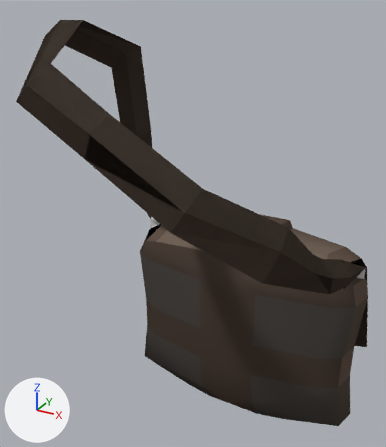
The Blender file server/data/models/untitled.blend: old version first, new version second.
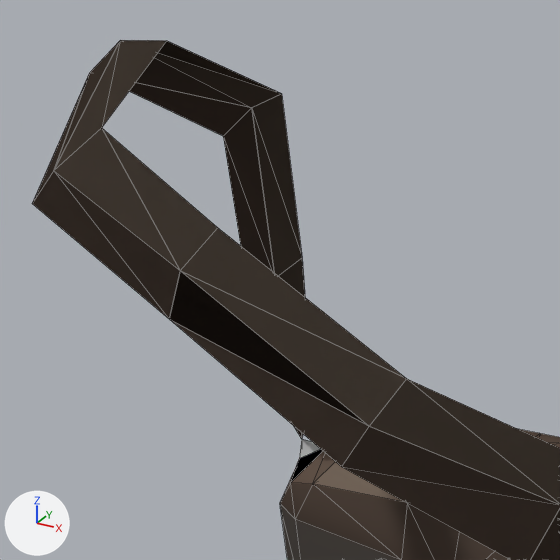
Each version is shown whole from a 50 mm lens placed at (0.25, -0.452, 1.297), pointed at (-0.039, 0.073, 1.034), then close up on the part from 0% to 72% of the width and 0% to 63% of the height. Lighting does not change. The marker at lower left points along +X, +Y and +Z. The first two pictures are the older version. The close-ups show mesh edges as thin lines. The same objects are shown in both versions, whatever each file hides.

In view in the first close-up: 'satch_equip'.
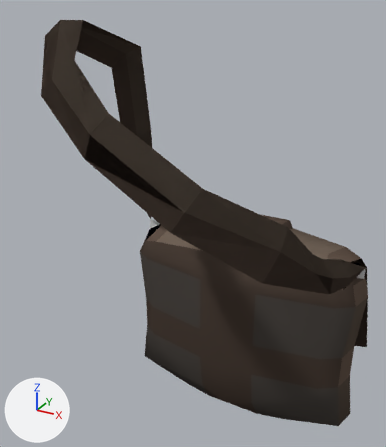
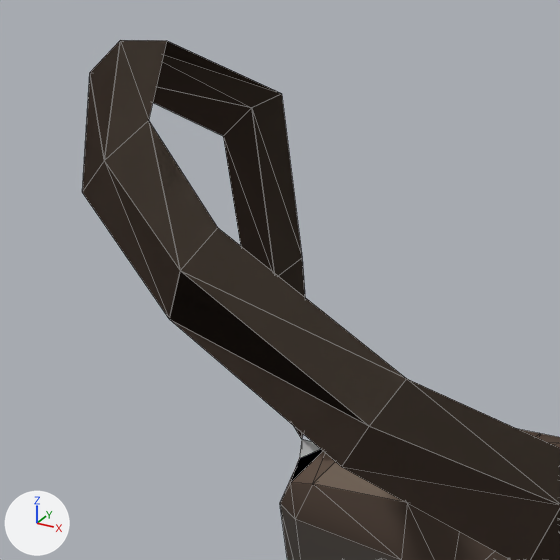
Pixel boxes (x1, y1, x2, y2) of what changed, in the close-ups (560 x 560 px; the box of a moved part takes in the faces that stretch with it):
'satch_equip', reshaped
    before: (32, 40, 560, 560)
    after: (82, 40, 560, 560)
part 1 of me_equip, moved or reshaped
    before: (32, 40, 218, 319)
    after: (82, 40, 218, 318)

Edits to the bpy script that builds the scene:
```text
Change me_equip:
    where me_equip.from_pydata(...)  # 382 vertices, 504 faces; spans x -0.164..0.164, y -0.133..0.281, z 0.719..1.268
    used by ob_satch_equip; location = (0.0, 0.0, 0.0)
    me_equip part 1: all 15 vertices in x -0.117..-0.094, y -0.109..-0.086, z 1.205..1.237 are moved by (0.0, 0.031, 0.0)
```
